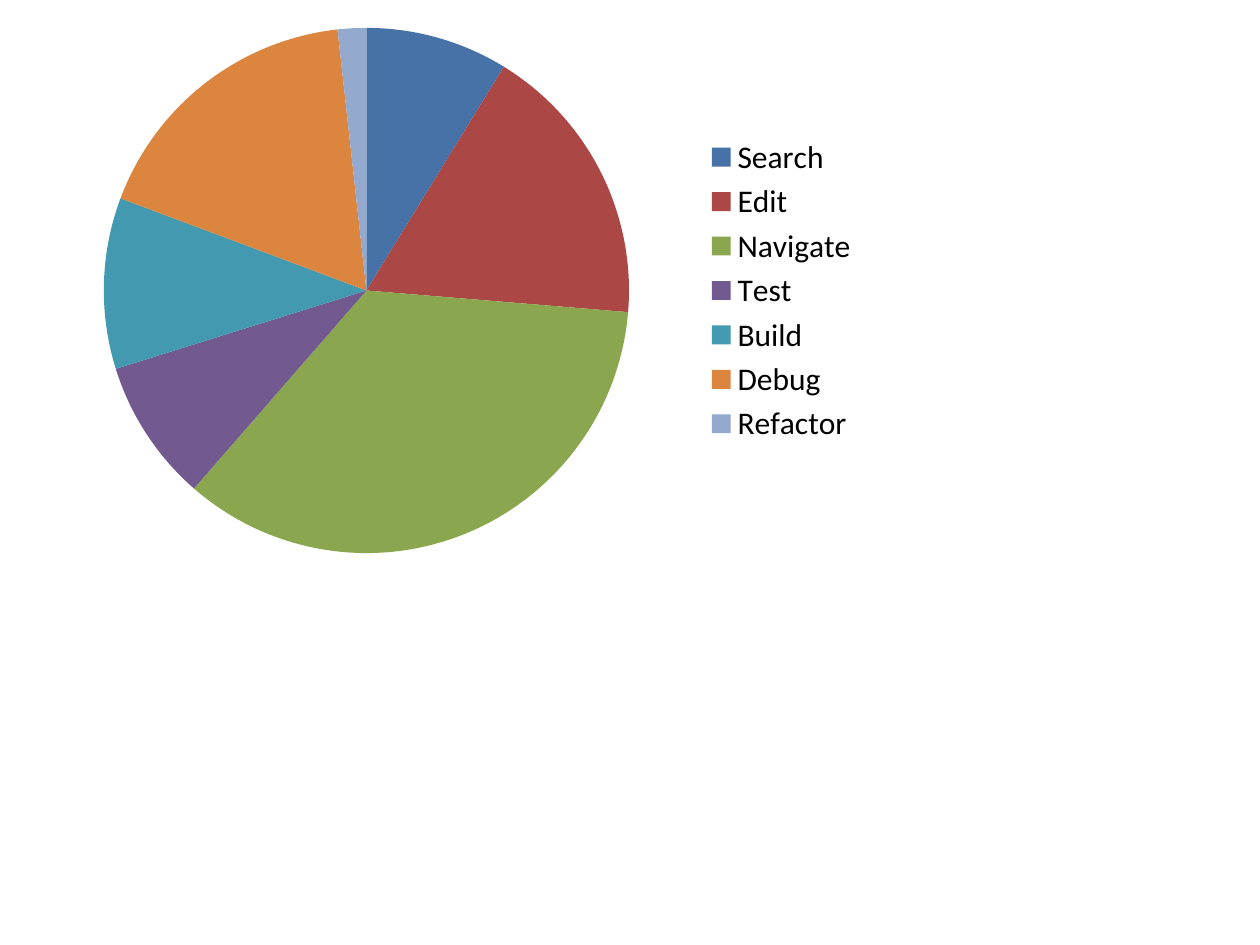
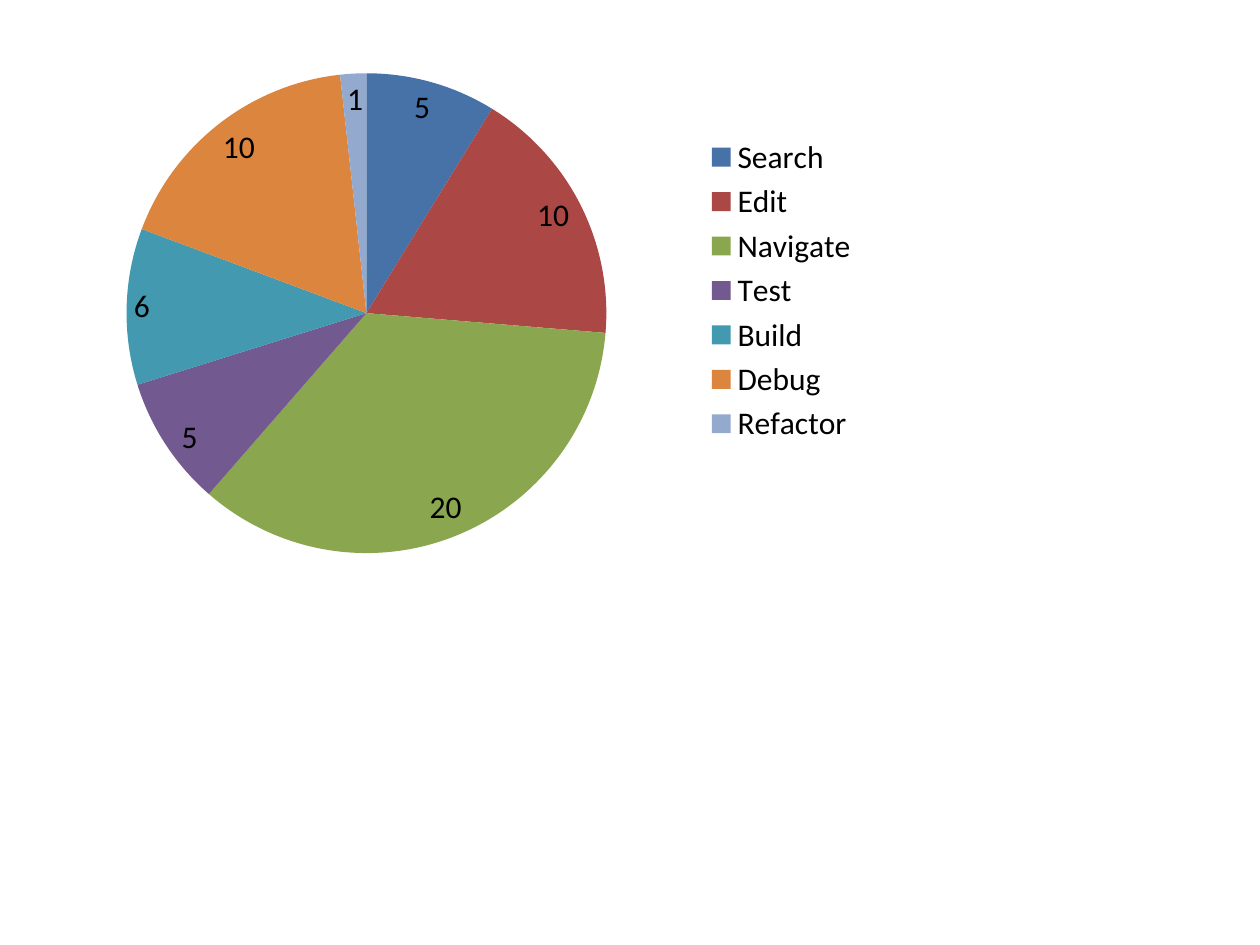
Before and after one commit to DeveloperLiberationFront/APracticalGuidetoAnalyzingIDEUsageData, a slide deck: slide 3 of images/activityLogs.pptx. Drawn at 1260x945 pixels with LibreOffice and Linux fonts; fonts in the diff are those of the drawing. Boxes give left, top, right and bottom in pixels: in the first picture for what was removed or moved away, otherwise in the second. Text is boxed around its words. In the diff, an @@ line names an element or a change of style, - is before the commit and + after.

```diff
--- a/images/activityLogs.pptx
+++ b/images/activityLogs.pptx
@@ pie chart at (32,10,872,570) @@
-Series 1: 9, 18, 35, 9, 11, 18, 2
+Series 1: 5, 10, 20, 5, 6, 10, 1
@@ data labels of Series 1 added @@
```
Also in this commit, not shown: 4 other files.
